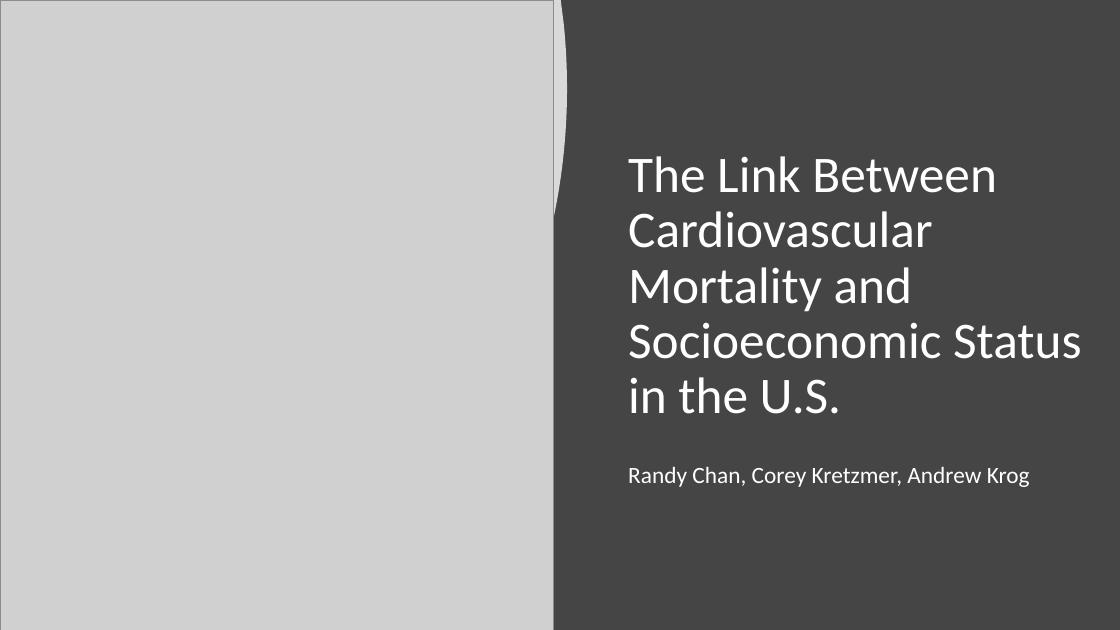
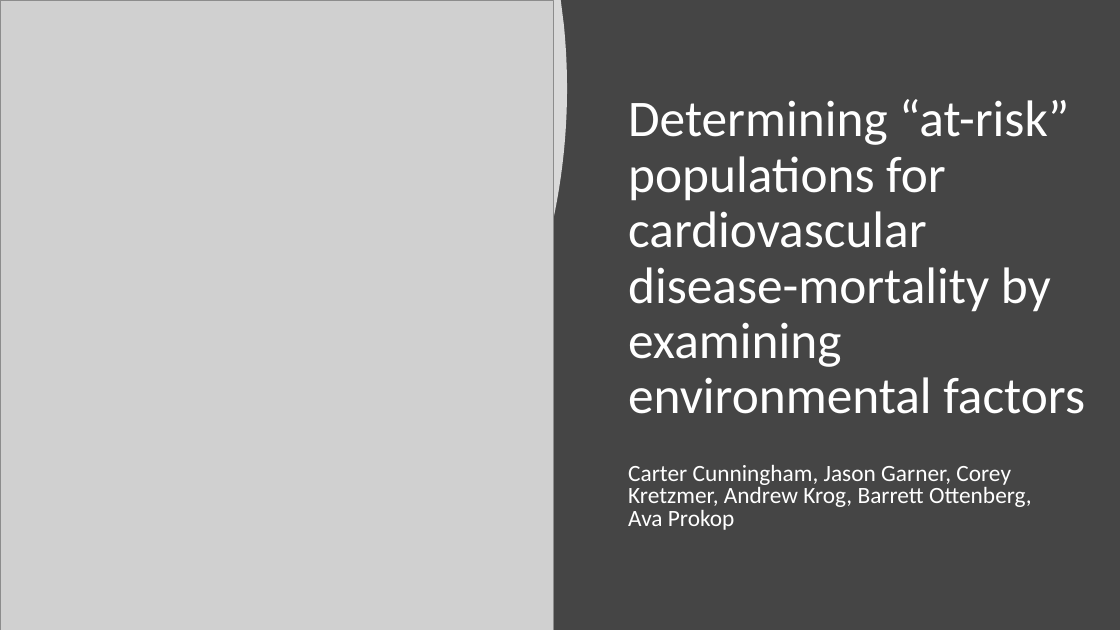
Before and after one commit to coreykretzmer9/CVD_Final_Project, a slide deck: slide 1 of First Project Data and Code/Cardiovascular Mortality Presentation CJK edits.pptx. Drawn at 1120x630 pixels with LibreOffice and Linux fonts; fonts in the diff are those of the drawing; grey boxes stand for pictures. Boxes give left, top, right and bottom in pixels: in the first picture for what was removed or moved away, otherwise in the second. Text is boxed around its words. In the diff, an @@ line names an element or a change of style, - is before the commit and + after.

```diff
--- a/First Project Data and Code/Cardiovascular Mortality Presentation CJK edits.pptx
+++ b/First Project Data and Code/Cardiovascular Mortality Presentation CJK edits.pptx
@@ title at (x1=628, y1=99, x2=1085, y2=414): text changed @@
-The Link Between Cardiovascular Mortality and Socioeconomic Status in the U.S.
+Determining “at-risk” populations for cardiovascular disease-mortality by examining environmental factors
@@ subtitle at (x1=628, y1=465, x2=1032, y2=530): text changed @@
-Randy Chan, Corey Kretzmer, Andrew Krog
+Carter Cunningham, Jason Garner, Corey Kretzmer, Andrew Krog, Barrett Ottenberg, Ava Prokop
```
Also in this commit, not shown: 3 other slides changed, 2 slides added, 7 slides removed, 9 other files.
